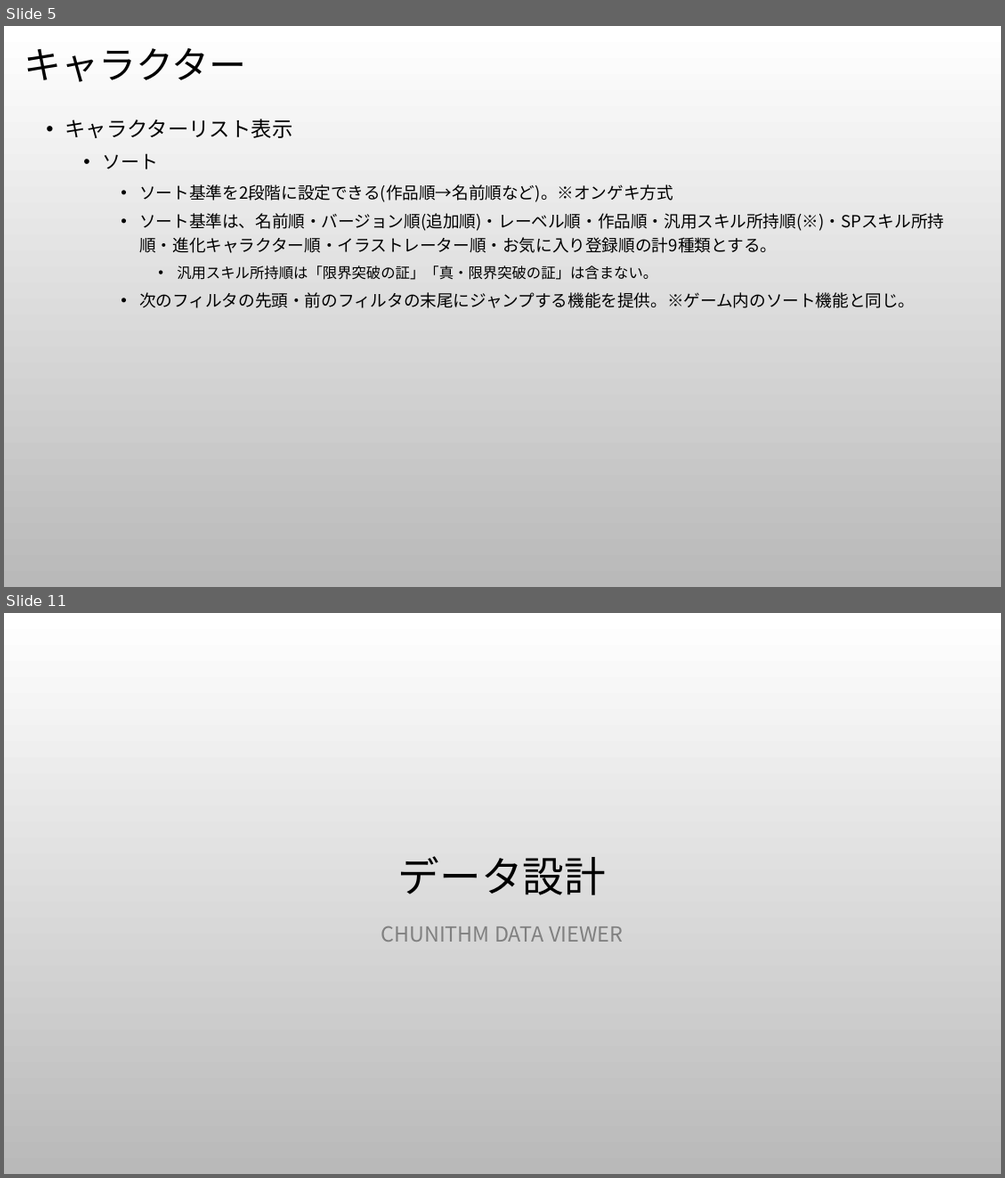
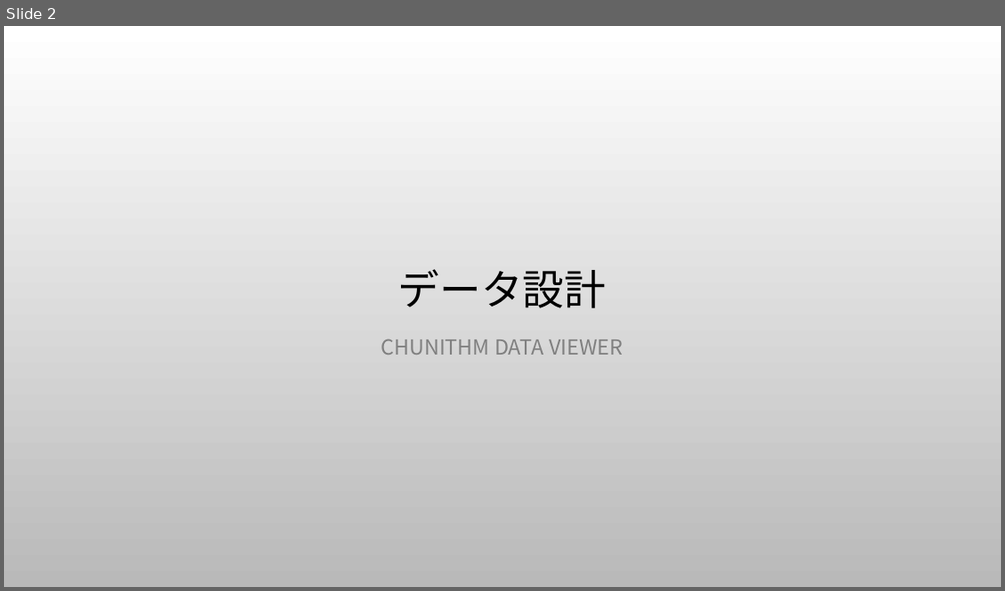
Before and after one commit to BARANCE/ChunithmDataViewer, a slide deck: doc/spec/specifications.pptx. Shown one above the other, each under a label of ours: slides 5 and 11 before the commit, slide 2 after it; the slides between them are not shown. The pictures are 1005x1178 and 1005x591 pixels, drawn with LibreOffice and Linux fonts; fonts in the diff are those of the drawing; background and template pictures are left out. Boxes give left, top, right and bottom in pixels: in the first picture for what was removed or moved away, otherwise in the second. Text is boxed around its words. In the diff, an @@ line names an element or a change of style, - is before the commit and + after.

```diff
--- a/doc/spec/specifications.pptx
+++ b/doc/spec/specifications.pptx
@@ slide 5 removed at <box>4,26,1001,587</box>, background picture (left out) @@
@@ title removed at <box>24,48,246,82</box> @@
-キャラクター
@@ text removed at <box>65,119,944,308</box> @@
-• キャラクターリスト表示
-  • ソート
-    • ソート基準を2段階に設定できる(作品順→名前順など)。※オンゲキ方式
-    • ソート基準は、名前順・バージョン順(追加順)・レーベル順・作品順・汎用スキル所持順(※)・SPスキル所持順・進化キャラクター順・イラストレーター順・お気に入り登録順の計9種類とする。
-      • 汎用スキル所持順は「限界突破の証」「真・限界突破の証」は含まない。
-    • 次のフィルタの先頭・前のフィルタの末尾にジャンプする機能を提供。※ゲーム内のソート機能と同じ。
@@ what was slide 11 is now slide 2 @@
```
Also in this commit, not shown: 1 slide changed, 8 other slides removed, 1 other file.
